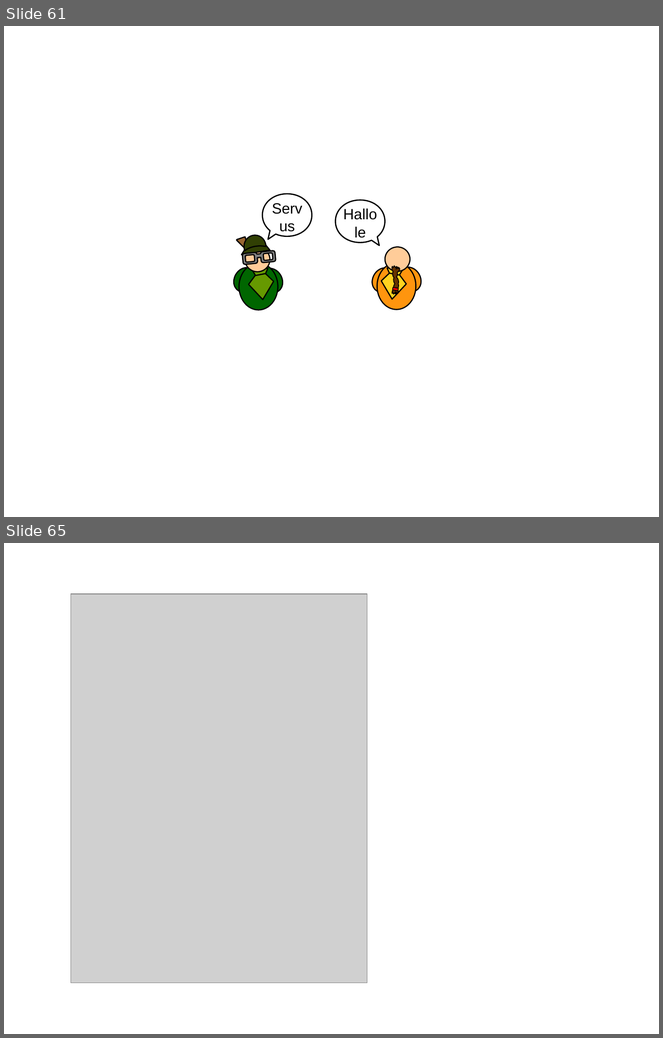
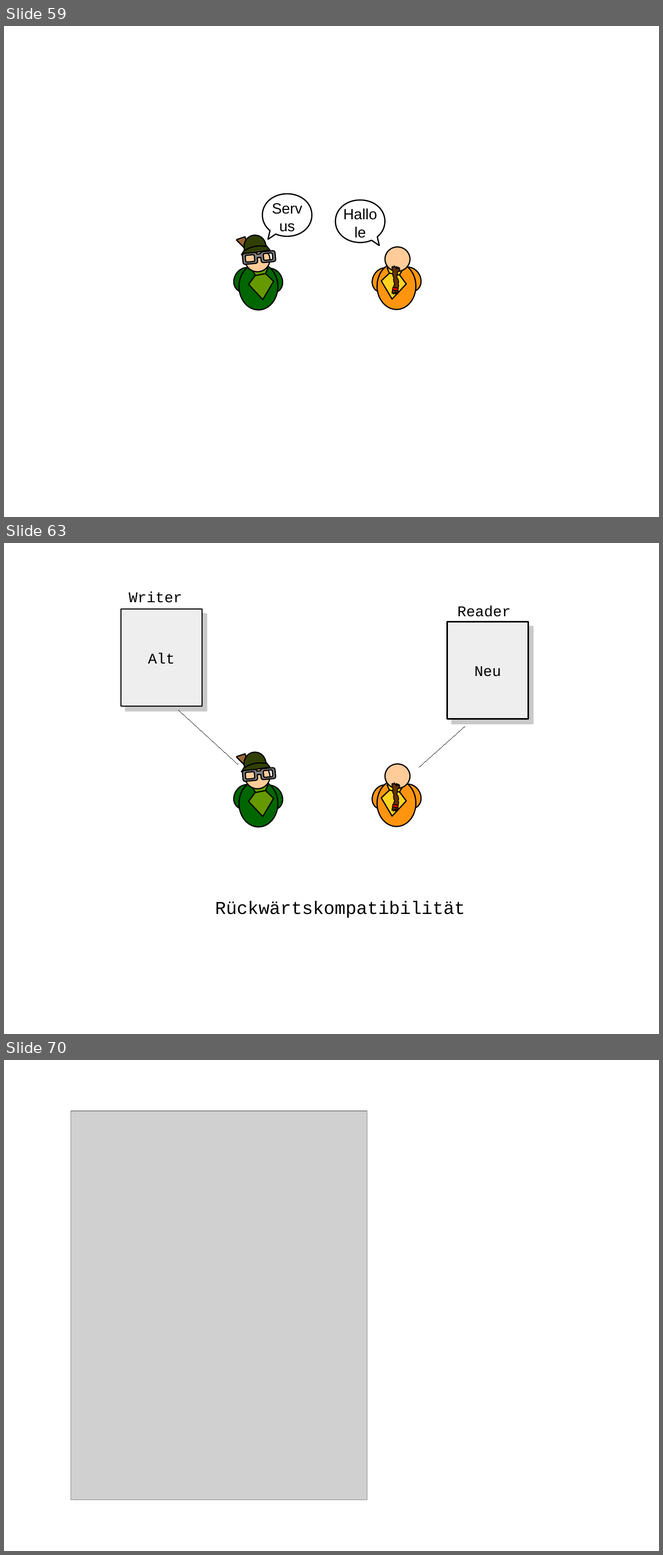
Before and after one commit to xdoo/schema_evolution_demo, a slide deck: Folien.odp. Shown one above the other, each under a label of ours: slides 61 and 65 before the commit, slides 59, 63 and 70 after it; the slides between them are not shown. The pictures are 663x1038 and 663x1555 pixels, drawn with LibreOffice and Linux fonts; fonts in the diff are those of the drawing; grey boxes stand for pictures. Boxes give left, top, right and bottom in pixels: in the first picture for what was removed or moved away, otherwise in the second. Text is boxed around its words. In the diff, an @@ line names an element or a change of style, - is before the commit and + after.

```diff
--- a/Folien.odp
+++ b/Folien.odp
@@ slide 63 added at (4,543,659,1034), background #FFFFFF @@
@@ text added at (129,592,182,603), 18 pt, text #000000 @@
+Writer
@@ rectangle added at (121,609,202,706), fill #EEEEEE, outline #000000 1.5 pt, 18 pt, text #000000 @@
+Alt
@@ text added at (457,606,511,617), 18 pt, text #000000 @@
+Reader
@@ rectangle added at (448,622,528,720), fill #EEEEEE, outline #000000 1.5 pt, 18 pt, text #000000 @@
+Neu
@@ line added from (179, 710) to (238, 765), #000000 0 pt @@
@@ line added from (419, 768) to (465, 727), #000000 0 pt @@
@@ group added at (230,752,288,827): 7 freeform shapes, 4 ellipses @@
@@ group added at (369,764,426,827): 4 freeform shapes, 4 ellipses, 1 rectangle @@
@@ text added at (215,901,465,918), 22 pt, text #000000 @@
+Rückwärtskompatibilität
@@ what was slide 61 is now slide 59 @@
@@ what was slide 65 is now slide 70 @@
```
Also in this commit, not shown: 10 slides changed, 8 other slides added, 4 slides removed, 2 other files.
